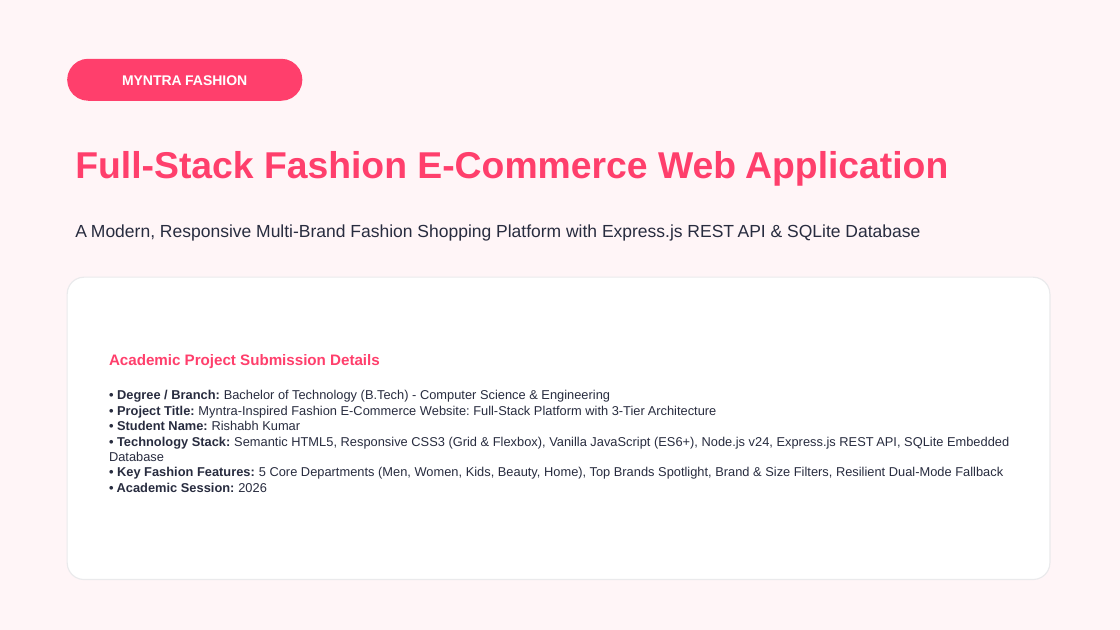
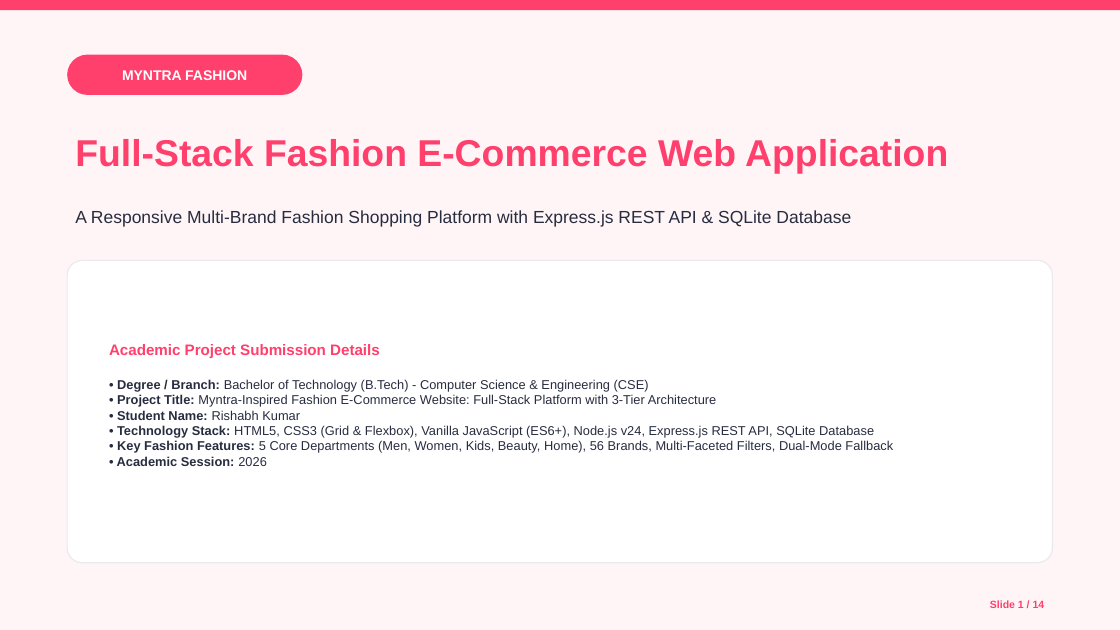
Before and after one commit to krishabh7928-jpg/meesho-clone-, a slide deck: slide 1 of Myntra_Fashion_BTech_Project_Presentation.pptx. Drawn at 1120x630 pixels with LibreOffice and Linux fonts; fonts in the diff are those of the drawing. Boxes give left, top, right and bottom in pixels: in the first picture for what was removed or moved away, otherwise in the second. Text is boxed around its words. In the diff, an @@ line names an element or a change of style, - is before the commit and + after.

Commit message:
Clean up academic README, finalize 14-slide PPTX, and add Viva preparation DOCX

```diff
--- a/Myntra_Fashion_BTech_Project_Presentation.pptx
+++ b/Myntra_Fashion_BTech_Project_Presentation.pptx
@@ rectangle added at [0, 0, 1120, 10], fill #FF3F6C @@
@@ text "MYNTRA FASHION": place and size @@
-text "MYNTRA FASHION" at [122, 75, 247, 85]
+text "MYNTRA FASHION" at [122, 70, 247, 80]
@@ rounded rectangle: place and size @@
-rounded rectangle at [67, 59, 302, 101]
+rounded rectangle at [67, 55, 302, 95]
@@ text "Full-Stack Fashion E-Commerce Web Application": place and size @@
-text "Full-Stack Fashion E-Commerce Web Application" at [75, 151, 948, 186]
+text "Full-Stack Fashion E-Commerce Web Application" at [75, 139, 948, 173]
@@ text at [75, 210, 851, 227]: text changed @@
-A Modern, Responsive Multi-Brand Fashion Shopping Platform with Express.js REST API & SQLite Database
+A Responsive Multi-Brand Fashion Shopping Platform with Express.js REST API & SQLite Database
@@ rounded rectangle: place and size @@
-rounded rectangle at [67, 277, 1050, 580]
+rounded rectangle at [67, 260, 1053, 563]
@@ rounded rectangle at [67, 260, 1053, 563]: proportions changed @@
@@ text at [109, 344, 893, 466]: text changed @@
-Academic Project Submission Details
-• Degree / Branch: Bachelor of Technology (B.Tech) - Computer Science & Engineering
-• Project Title: Myntra-Inspired Fashion E-Commerce Website: Full-Stack Platform with 3-Tier Architecture
-• Student Name: Rishabh Kumar
-• Technology Stack: Semantic HTML5, Responsive CSS3 (Grid & Flexbox), Vanilla JavaScript (ES6+), Node.js v24, Express.js REST API, SQLite Embedded Database
-• Key Fashion Features: 5 Core Departments (Men, Women, Kids, Beauty, Home), Top Brands Spotlight, Brand & Size Filters, Resilient Dual-Mode Fallback
-• Academic Session: 2026
+Academic Project Submission Details
+• Degree / Branch: Bachelor of Technology (B.Tech) - Computer Science & Engineering (CSE)
+• Project Title: Myntra-Inspired Fashion E-Commerce Website: Full-Stack Platform with 3-Tier Architecture
+• Student Name: Rishabh Kumar
+• Technology Stack: HTML5, CSS3 (Grid & Flexbox), Vanilla JavaScript (ES6+), Node.js v24, Express.js REST API, SQLite Database
+• Key Fashion Features: 5 Core Departments (Men, Women, Kids, Beauty, Home), 56 Brands, Multi-Faceted Filters, Dual-Mode Fallback
+• Academic Session: 2026
@@ text added at [990, 600, 1045, 608], 9 pt, text #FF3F6C, bold @@
+Slide 1 / 14
```
Also in this commit, not shown: 12 other slides changed, 1 slide added, 1 slide removed, 3 other files.
